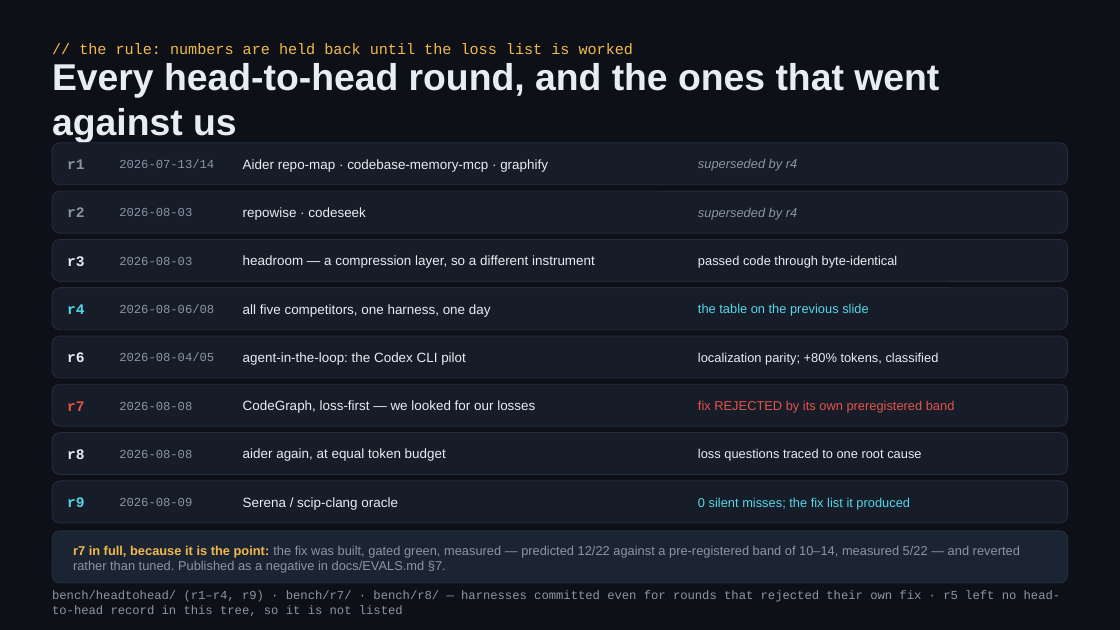
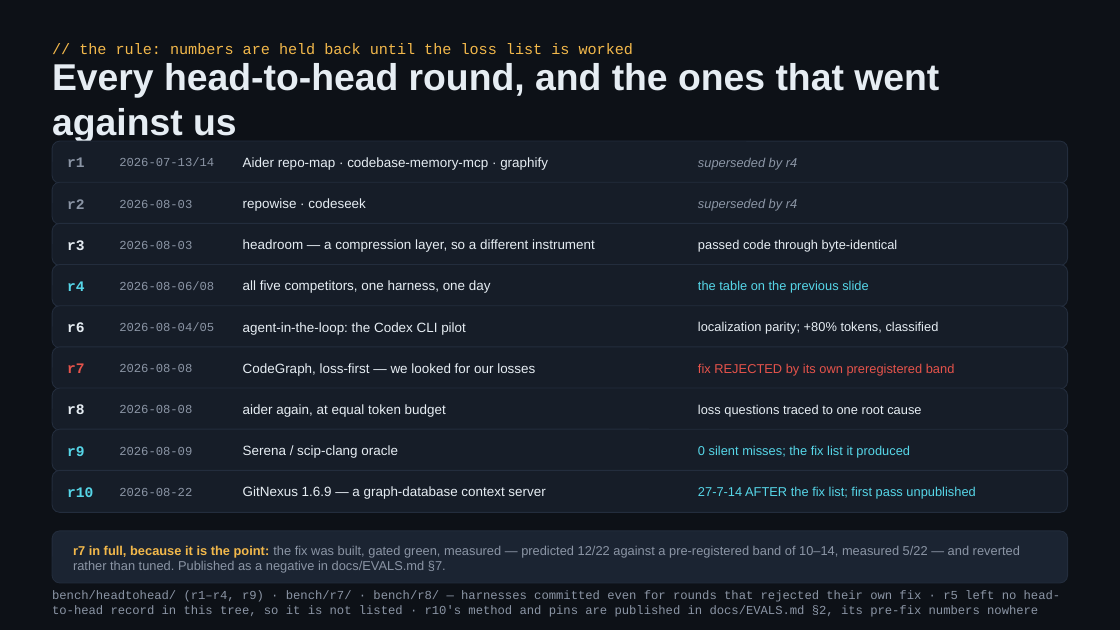
Before and after one commit to redhat-et/ripwire, a slide deck: slide 8 of present/ripwire-showcase.pptx. Drawn at 1120x630 pixels with LibreOffice and Linux fonts; fonts in the diff are those of the drawing. Boxes give left, top, right and bottom in pixels: in the first picture for what was removed or moved away, otherwise in the second. Text is boxed around its words. In the diff, an @@ line names an element or a change of style, - is before the commit and + after.

```diff
--- a/present/ripwire-showcase.pptx
+++ b/present/ripwire-showcase.pptx
@@ 4 texts, 1 rounded rectangle: place and size @@
-4 texts, 1 rounded rectangle at (52,239,1068,281)
+4 texts, 1 rounded rectangle at (52,223,1068,266)
@@ rounded rectangle added at (52,265,1068,307), fill #161D28, outline #232D3D 0.75 pt @@
@@ 4 texts: place and size @@
-4 texts at (67,303,868,317)
+4 texts at (67,280,868,293)
@@ rounded rectangle: place and size @@
-rounded rectangle at (52,287,1068,329)
+rounded rectangle at (52,306,1068,348)
@@ 4 texts: place and size @@
-4 texts at (67,352,939,365)
+4 texts at (67,321,939,335)
@@ rounded rectangle: place and size @@
-rounded rectangle at (52,336,1068,378)
+rounded rectangle at (52,347,1068,389)
@@ text "2026-08-08": place and size @@
-text "2026-08-08" at (119,450,192,458)
+text "2026-08-08" at (119,364,192,372)
@@ 3 texts: place and size @@
-3 texts at (67,400,955,413)
+3 texts at (67,363,955,376)
@@ 3 texts: place and size @@
-3 texts at (67,448,921,461)
+3 texts at (67,404,921,417)
@@ rounded rectangle: place and size @@
-rounded rectangle at (52,433,1068,475)
+rounded rectangle at (52,429,1068,471)
@@ 4 texts: place and size @@
-4 texts at (67,497,910,510)
+4 texts at (67,445,910,458)
@@ 4 texts, 2 rounded rectangles: place and size @@
-4 texts, 2 rounded rectangles at (52,191,1068,523)
+4 texts, 2 rounded rectangles at (52,182,1068,513)
@@ text added at (67,487,93,497), 12.5 pt, text #56D6E8, bold @@
+r10
@@ text added at (119,488,192,496), 10.5 pt, text #8B95A5 @@
+2026-08-22
@@ text added at (243,486,545,499), 11.5 pt, text #E6EDF3 @@
+GitNexus 1.6.9 — a graph-database context server
@@ text added at (698,486,975,499), 11 pt, text #56D6E8 @@
+27-7-14 AFTER the fix list; first pass unpublished
@@ text at (52,591,1061,617): text changed @@
-bench/headtohead/ (r1–r4, r9) · bench/r7/ · bench/r8/ — harnesses committed even for rounds that rejected their own fix · r5 left no head-to-head record in this tree, so it is not listed
+bench/headtohead/ (r1–r4, r9) · bench/r7/ · bench/r8/ — harnesses committed even for rounds that rejected their own fix · r5 left no head-to-head record in this tree, so it is not listed · r10's method and pins are published in docs/EVALS.md §2, its pre-fix numbers nowhere
```
Also in this commit, not shown: 4 other slides changed, 4 other files.
